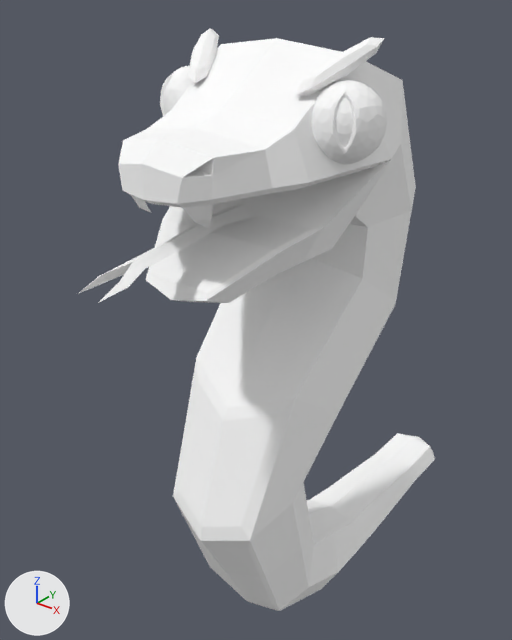
An edit to the glTF model frontend/assets/models3d/packs/quaternius-fbx/snake_angry.glb, drawn before and after from the same camera.
Rendered twice from a camera (50 mm lens) standing at (1.05, -1.73, 1.89) and looking at (-0.18, -0.2, 0.95). The lights are fixed; the arrows at lower left show +X, +Y and +Z. The picture after the commit comes second. Where no turn or scale is listed for an object, it has been applied to the vertices.

Objects in the first picture: 'Snake'.
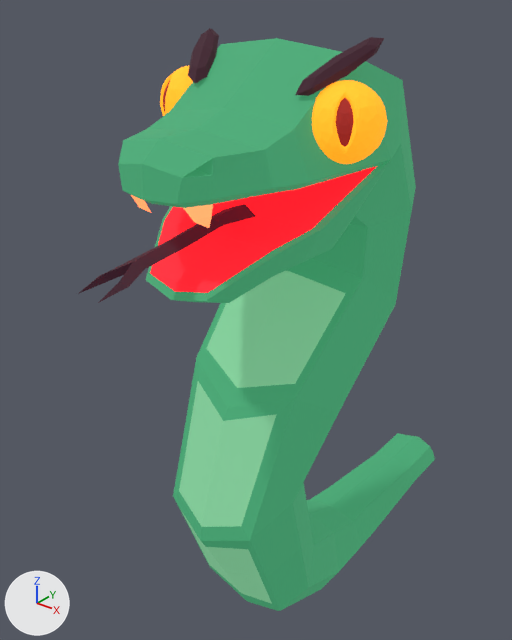
Location of each change, (x1, y1, x2, y2) in pixels of the pictures (512 x 640 px):
'Snake', recoloured, surface changed (white to green)
    both: (78, 28, 435, 611)

What the commit changed:
Material 'Material_0' (mat_material_0) changes colour from white #ffffff to dark green #317c55; in linear values from (1.0, 1.0, 1.0) to (0.0306, 0.202, 0.09).
In material 'Material_0' (mat_material_0), emission_color is now set to (0.0306, 0.202, 0.09), dark green #317c55.
In material 'Material_0' (mat_material_0), emission_strength is now set to 1.0.
Material 'Material_1' (mat_material_1) changes colour from white #ffffff to green #609a73; in linear values from (1.0, 1.0, 1.0) to (0.118, 0.323, 0.17).
In material 'Material_1' (mat_material_1), emission_color is now set to (0.118, 0.323, 0.17), green #609a73.
In material 'Material_1' (mat_material_1), emission_strength is now set to 1.0.
Material 'Material_2' (mat_material_2) changes colour from white #ffffff to red #ff1a28; in linear values from (1.0, 1.0, 1.0) to (1.0, 0.0106, 0.021).
In material 'Material_2' (mat_material_2), emission_strength is now set to 1.0.
Material 'Material_3' (mat_material_3) changes colour from white #ffffff to orange #ffa062; in linear values from (1.0, 1.0, 1.0) to (1.0, 0.35, 0.123).
In material 'Material_3' (mat_material_3), emission_strength is now set to 1.0.
Material 'Material_4' (mat_material_4) changes colour from white #ffffff to black #2b0e1b; in linear values from (1.0, 1.0, 1.0) to (0.024, 0.00427, 0.0109).
In material 'Material_4' (mat_material_4), emission_color is now set to (0.024, 0.00427, 0.0109), black #2b0e1b.
In material 'Material_4' (mat_material_4), emission_strength is now set to 1.0.
Material 'Material_5' (mat_material_5) changes colour from white #ffffff to orange #ff9918; in linear values from (1.0, 1.0, 1.0) to (1.0, 0.32, 0.00912).
In material 'Material_5' (mat_material_5), emission_color is now set to (1.0, 0.32, 0.00912), orange #ff9918.
In material 'Material_5' (mat_material_5), emission_strength is now set to 1.0.
Material 'Material_6' (mat_material_6) changes colour from white #ffffff to dark red #7c1711; in linear values from (1.0, 1.0, 1.0) to (0.202, 0.00874, 0.00569).
In material 'Material_6' (mat_material_6), emission_color is now set to (0.202, 0.00874, 0.00569), dark red #7c1711.
In material 'Material_6' (mat_material_6), emission_strength is now set to 1.0.
